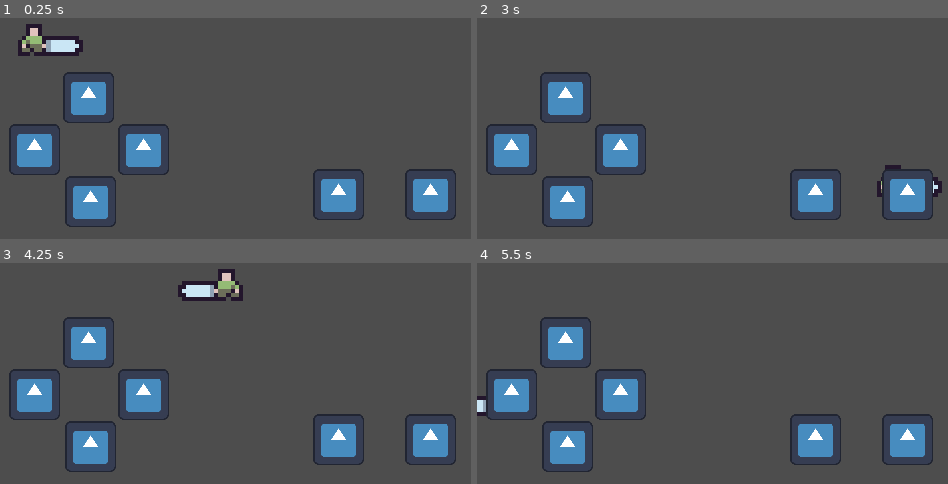
Above: before the commit, frames 1-4 (two rows, left to right).
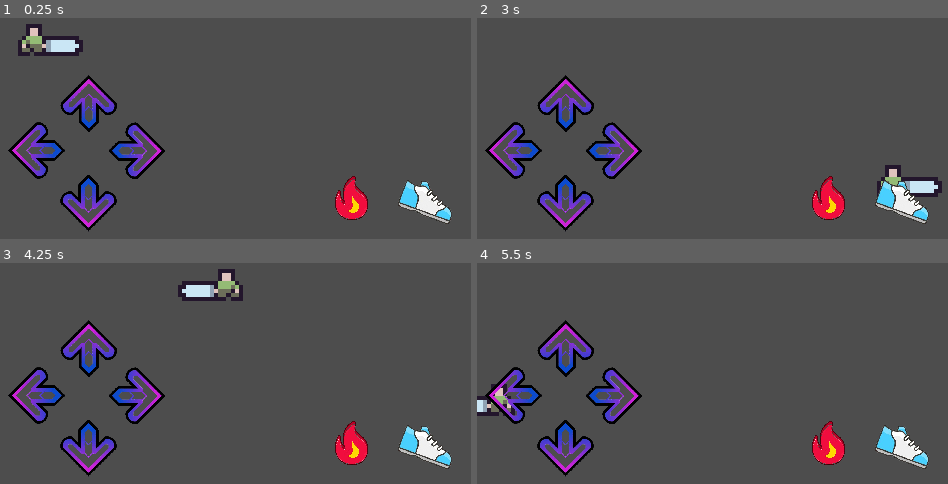
Above: after the commit, the same moments.

Repository: Gemonk/Avance_TCU
Game: Godot game, scene res://movimiento.tscn
The game is run twice, just before and just after one commit, with the same random seed, the same clock (stepped at 60 frames per second) and the same inputs. The engine's default icon, where the game draws it, is replaced by a stand-in: a white triangle on a blue panel in a dark square.
Inputs:
- Up to frame 1 (0.25 s): no input
- Up to frame 2 (3 s): tap Enter at 0.5 s; hold Right (ui_right) 0.53-1.28 s; hold Down (ui_down) 1.28-2.03 s; hold Right (ui_right) 2.03-2.78 s; hold Up (ui_up) from 2.78 s (still down)
- Up to frame 3 (4.25 s): release Up (ui_up) at 3.53 s; hold Left (ui_left) from 3.53 s (still down)
- Up to frame 4 (5.5 s): release Left (ui_left) at 5.03 s; hold Down (ui_down) from 5.03 s (still down)

The runs differ from the first frame. In frame 1, 11% of the frame differs, in the area x 1-97%, y 24-97%; in frame 2, 11%; in frame 3, 11%; in frame 4, 11%.

Commit message:
se prueba cambio de imagenes en godot

Diff:
--- a/Proyecto_TCU/Game1.0/controles.tscn
+++ b/Proyecto_TCU/Game1.0/controles.tscn
@@ -1,45 +1,50 @@
-[gd_scene load_steps=2 format=3 uid="uid://crcjqgn047d70"]
+[gd_scene load_steps=7 format=3 uid="uid://crcjqgn047d70"]
 
-[ext_resource type="Texture2D" uid="uid://cn31mg0qv6aaq" path="res://icon.svg" id="1_jij42"]
+[ext_resource type="Texture2D" uid="uid://doxr7qb11icly" path="res://down.png" id="1_sr8t4"]
+[ext_resource type="Texture2D" uid="uid://b8op2guhrbr4a" path="res://left.png" id="2_ge8ro"]
+[ext_resource type="Texture2D" uid="uid://ci18pfulti8mk" path="res://up.png" id="3_35wlj"]
+[ext_resource type="Texture2D" uid="uid://bp0vbl8u623hd" path="res://right.png" id="4_nxqx8"]
+[ext_resource type="Texture2D" uid="uid://dli23q07o0t8t" path="res://fire.png" id="5_qw281"]
+[ext_resource type="Texture2D" uid="uid://8kgkdjtkwmrq" path="res://run.png" id="6_p8osq"]
 
 [node name="Controles" type="CanvasLayer"]
 
 [node name="TouchDown" type="TouchScreenButton" parent="."]
-position = Vector2(65, 207)
-scale = Vector2(0.4, 0.4)
-texture_normal = ExtResource("1_jij42")
+position = Vector2(39, 206)
+scale = Vector2(0.15, 0.15)
+texture_normal = ExtResource("1_sr8t4")
 passby_press = true
 action = "ui_down"
 
 [node name="TouchLeft" type="TouchScreenButton" parent="."]
-position = Vector2(9.00002, 155)
-scale = Vector2(0.4, 0.4)
-texture_normal = ExtResource("1_jij42")
+position = Vector2(8, 132)
+scale = Vector2(0.15, 0.15)
+texture_normal = ExtResource("2_ge8ro")
 passby_press = true
 action = "ui_left"
 
 [node name="TouchUp" type="TouchScreenButton" parent="."]
-position = Vector2(63, 103)
-scale = Vector2(0.4, 0.4)
-texture_normal = ExtResource("1_jij42")
+position = Vector2(39, 106)
+scale = Vector2(0.15, 0.15)
+texture_normal = ExtResource("3_35wlj")
 passby_press = true
 action = "ui_up"
 
 [node name="TouchRight" type="TouchScreenButton" parent="."]
-position = Vector2(118, 155)
-scale = Vector2(0.4, 0.4)
-texture_normal = ExtResource("1_jij42")
+position = Vector2(109, 132)
+scale = Vector2(0.15, 0.15)
+texture_normal = ExtResource("4_nxqx8")
 passby_press = true
 action = "ui_rigth"
 
 [node name="TouchAttack" type="TouchScreenButton" parent="."]
-position = Vector2(313, 200)
-scale = Vector2(0.4, 0.4)
-texture_normal = ExtResource("1_jij42")
+position = Vector2(314, 192)
+scale = Vector2(0.15, 0.15)
+texture_normal = ExtResource("5_qw281")
 action = "ui_attack"
 
 [node name="TouchDash" type="TouchScreenButton" parent="."]
-position = Vector2(405, 200)
-scale = Vector2(0.4, 0.4)
-texture_normal = ExtResource("1_jij42")
+position = Vector2(373, 205)
+scale = Vector2(0.35, 0.35)
+texture_normal = ExtResource("6_p8osq")
 action = "ui_dash"
Binary file added: Proyecto_TCU/Game1.0/down.png
Not shown, added: Proyecto_TCU/Game1.0/down.png.import
Binary file added: Proyecto_TCU/Game1.0/fire.png
Not shown, added: Proyecto_TCU/Game1.0/fire.png.import
Binary file added: Proyecto_TCU/Game1.0/left.png
Not shown, added: Proyecto_TCU/Game1.0/left.png.import
Binary file added: Proyecto_TCU/Game1.0/right.png
Not shown, added: Proyecto_TCU/Game1.0/right.png.import
Binary file added: Proyecto_TCU/Game1.0/run.png
Not shown, added: Proyecto_TCU/Game1.0/run.png.import
Binary file added: Proyecto_TCU/Game1.0/up.png
Not shown, added: Proyecto_TCU/Game1.0/up.png.import
